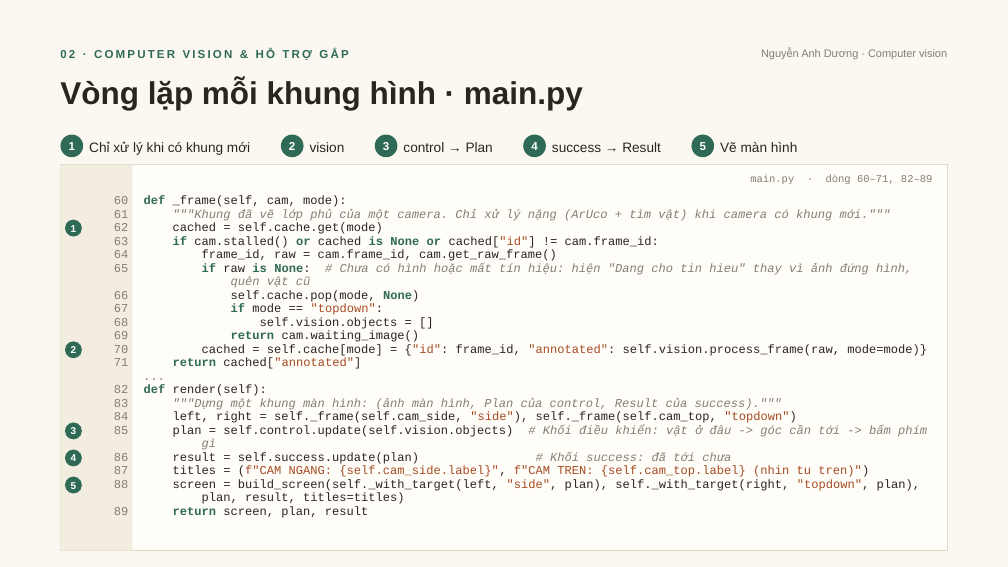
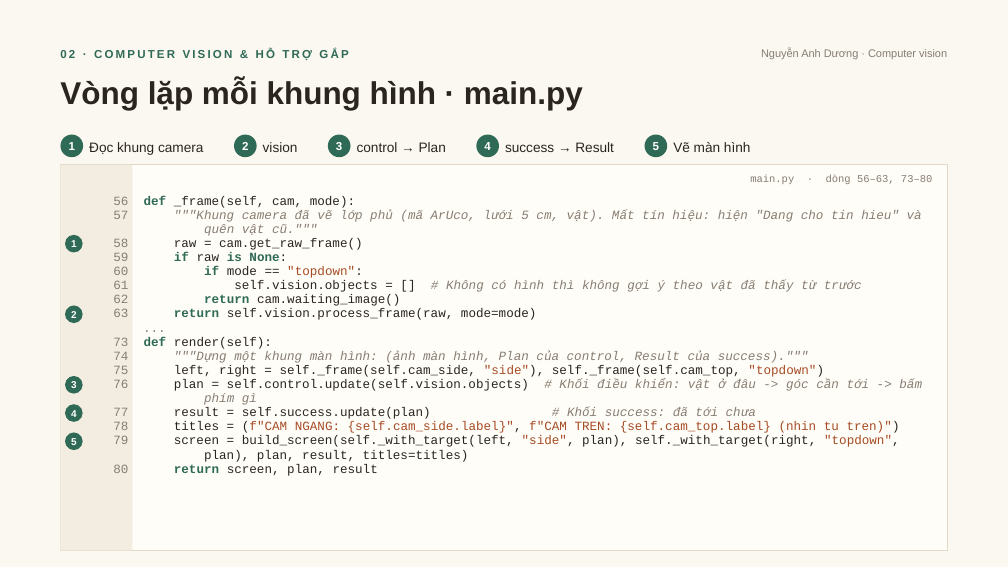
Before and after one commit to DuongNAD/Project_IoT, a slide deck: slide 3 of slides/Phan2_LuongDuLieu_Code.pptx. Drawn at 1008x567 pixels with LibreOffice and Linux fonts; fonts in the diff are those of the drawing. Boxes give left, top, right and bottom in pixels: in the first picture for what was removed or moved away, otherwise in the second. Text is boxed around its words. In the diff, an @@ line names an element or a change of style, - is before the commit and + after.

```diff
--- a/slides/Phan2_LuongDuLieu_Code.pptx
+++ b/slides/Phan2_LuongDuLieu_Code.pptx
@@ text at (89, 142, 203, 155): text changed @@
-Chỉ xử lý khi có khung mới
+Đọc khung camera
@@ 4 texts, 4 ellipses: place and size @@
-4 texts, 4 ellipses at (281, 135, 798, 157)
+4 texts, 4 ellipses at (234, 135, 751, 157)
@@ text at (750, 175, 932, 184): text changed @@
-main.py · dòng 60–71, 82–89
+main.py · dòng 56–63, 73–80
@@ text at (113, 196, 128, 261): paragraphs added @@
+56
+57
+58
+59
@@ text at (144, 196, 900, 476): size 11.5 to 12 pt in "def _frame(self, cam, mode):", "if mode == "topdown":", "return cam.waiting_image()", "..." and 6 more places; line spacing 12.9pt to 13.4pt @@
@@ ellipse "1": place and size @@
-ellipse "1" at (65, 220, 82, 237)
+ellipse "1" at (65, 235, 82, 253)
@@ text at (174, 210, 922, 261): text changed; size 11.5 to 12 pt; italic on @@
-"""Khung đã vẽ lớp phủ của một camera. Chỉ xử lý nặng (ArUco + tìm vật) khi camera có khung mới."""
-cached = self.cache.get(mode)
-if cam.stalled() or cached is None or cached["id"] != cam.frame_id:
-frame_id, raw = cam.frame_id, cam.get_raw_frame()
-if raw is None: # Chưa có hình hoặc mất tín hiệu: hiện "Dang cho tin hieu" thay vì ảnh đứng hình,
-quên vật cũ
-self.cache.pop(mode, None)
+"""Khung camera đã vẽ lớp phủ (mã ArUco, lưới 5 cm, vật). Mất tín hiệu: hiện "Dang cho tin hieu" và
+quên vật cũ."""
+raw = cam.get_raw_frame()
+if raw is None:
@@ text at (113, 266, 128, 317): size 11.5 to 12 pt in "60", "61", "62", "63"; line spacing 12.9pt to 13.4pt @@
@@ text at (234, 280, 862, 292): text changed; size 11.5 to 12 pt; text colour #2B2520 to #877D72; italic on @@
-self.vision.objects = []
+self.vision.objects = [] # Không có hình thì không gợi ý theo vật đã thấy từ trước
@@ ellipse "2": place and size @@
-ellipse "2" at (65, 342, 82, 358)
+ellipse "2" at (65, 306, 82, 323)
@@ text at (174, 308, 537, 320): text changed; size 11.5 to 12 pt @@
-cached = self.cache[mode] = {"id": frame_id, "annotated": self.vision.process_frame(raw, mode=mode)}
-return cached["annotated"]
+return self.vision.process_frame(raw, mode=mode)
@@ text at (113, 337, 128, 473): text changed; size 11.5 to 12 pt @@
-64
-65
-66
-67
-68
-69
-70
-71
-82
-83
-84
-85
-86
-87
-88
-89
+73
+74
+75
+76
+77
+78
+79
+80
@@ 3 ellipses: place and size @@
-3 ellipses at (65, 423, 82, 493)
+3 ellipses at (65, 376, 82, 450)
@@ text at (174, 379, 922, 405): text changed; size 11.5 to 12 pt @@
-plan = self.control.update(self.vision.objects) # Khối điều khiển: vật ở đâu -> góc cần tới -> bấm phím
-gì
+plan = self.control.update(self.vision.objects) # Khối điều khiển: vật ở đâu -> góc cần tới -> bấm
+phím gì
@@ text at (174, 435, 900, 462): text changed; size 11.5 to 12 pt @@
-screen = build_screen(self._with_target(left, "side", plan), self._with_target(right, "topdown", plan),
-plan, result, titles=titles)
+screen = build_screen(self._with_target(left, "side", plan), self._with_target(right, "topdown",
+plan), plan, result, titles=titles)
```
Also in this commit, not shown: 4 other slides changed, 35 other files.
